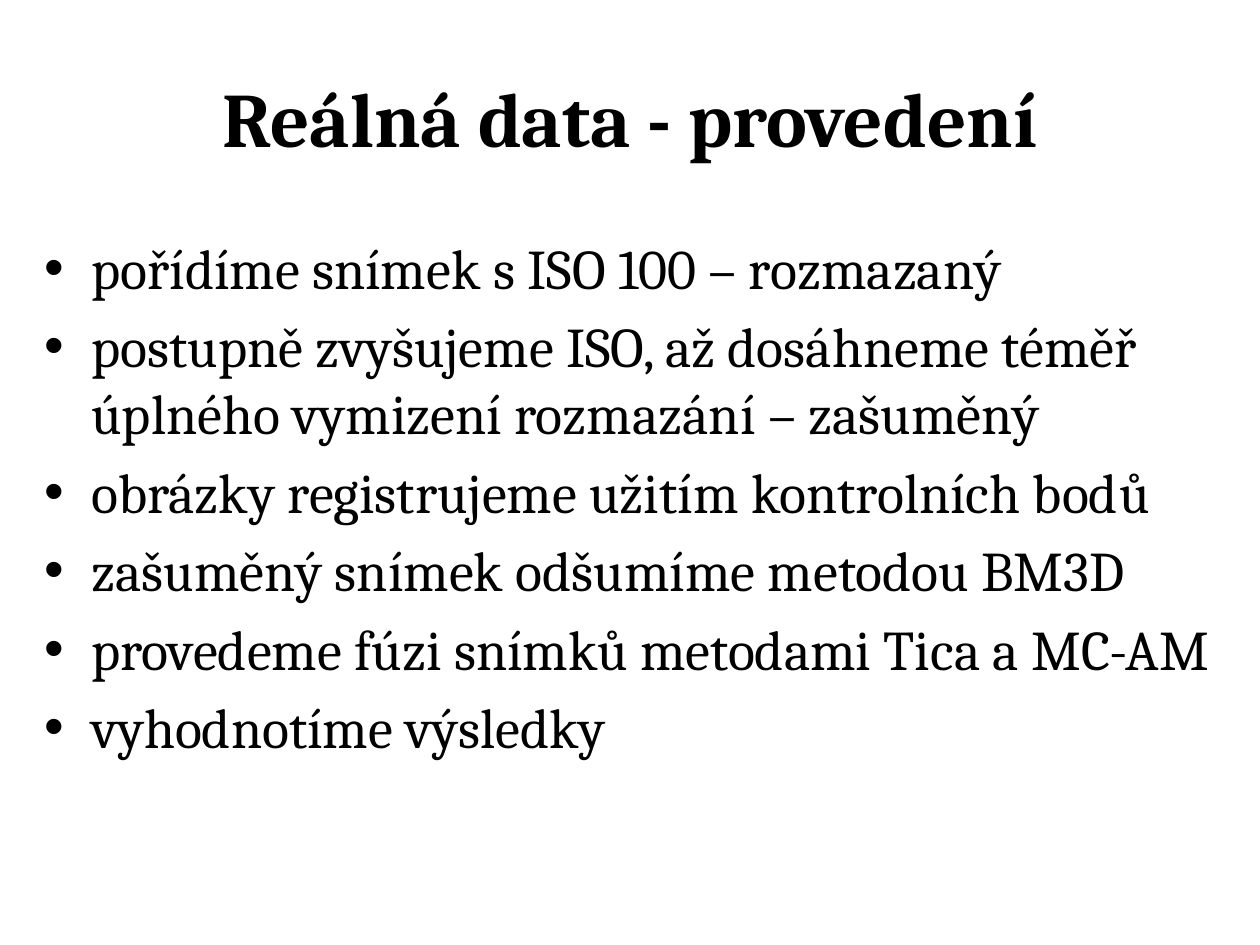
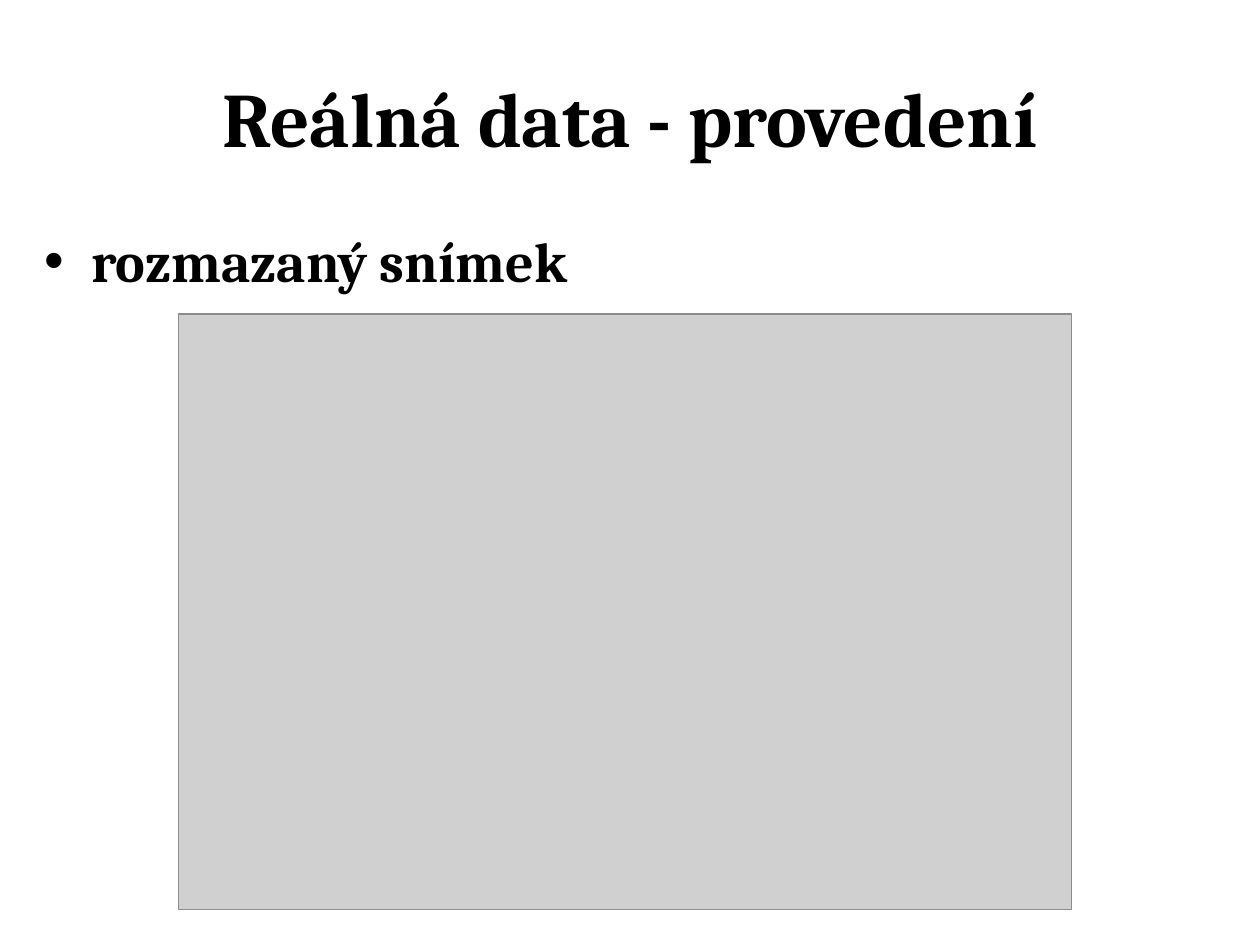
Before and after one commit to jozefsabo/Thesis, a slide deck: slide 16 of Docs/Jozef Sabo - Prezentace obhajoba.pptx (slide 14 before the commit). Drawn at 1260x945 pixels with LibreOffice and Linux fonts; fonts in the diff are those of the drawing; grey boxes stand for pictures. Boxes give left, top, right and bottom in pixels: in the first picture for what was removed or moved away, otherwise in the second. Text is boxed around its words. In the diff, an @@ line names an element or a change of style, - is before the commit and + after.

```diff
--- a/Docs/Jozef Sabo - Prezentace obhajoba.pptx
+++ b/Docs/Jozef Sabo - Prezentace obhajoba.pptx
@@ text at <box>91,242,568,295</box>: text changed; bold on @@
-• pořídíme snímek s ISO 100 – rozmazaný
-• postupně zvyšujeme ISO, až dosáhneme téměř úplného vymizení rozmazání – zašuměný
-• obrázky registrujeme užitím kontrolních bodů
-• zašuměný snímek odšumíme metodou BM3D
-• provedeme fúzi snímků metodami Tica a MC-AM
-• vyhodnotíme výsledky
+• rozmazaný snímek
@@ picture added at <box>179,314,1072,908</box> @@
```
Also in this commit, not shown: 12 other slides changed, 8 slides added, 3 slides removed, 1 other file.
